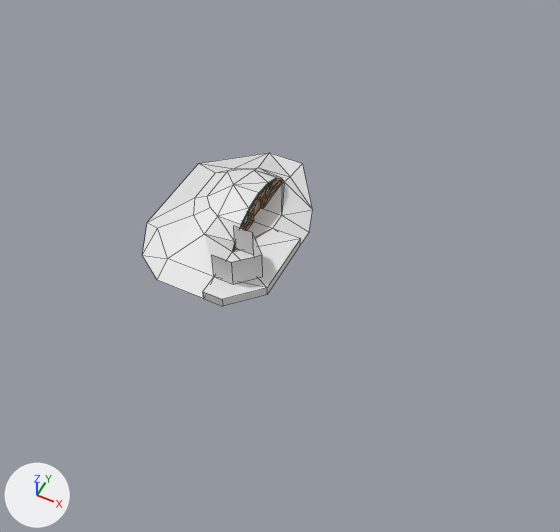
The Blender file assets/models/majas.blend as it was, and as the next commit left it.
Both versions are drawn from a 50 mm camera at (26.4, -48.3, 55.0) aimed at (2.9, -1.3, -3.8). Arrows for +X, +Y and +Z are at lower left; the lights stay in place. Mesh edges are drawn as thin lines.

The scene before the commit, as lines of its bpy script (objects in view):
```python
me_plane = bpy.data.meshes.new('Plane')
me_plane.from_pydata(...)  # 168 vertices, 138 faces, 16 loose edges; spans x -21.0..29.0, y -24.0..37.0, z 0.0..4.0
# faces by material slot: [57, 1, 2, 78]
me_plane.materials.append(mat_material_001)  # white #e7e7e7
me_plane.materials.append(mat_detail_durvis)  # picture img_durvis_png
me_plane.materials.append(mat_detail_logs)  # picture img_logs_png
me_plane.materials.append(mat_detail_delis)  # picture img_delis_png
ob_plane = bpy.data.objects.new('Plane', me_plane)
ob_plane.location = (0.0, 0.0, 0.0)
```
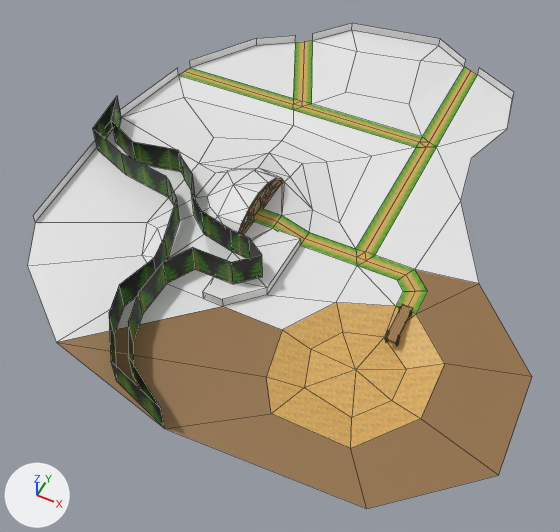
Boxes (x1, y1, x2, y2) around the edits, measured in the pictures (560 x 532 px):
'Plane', reshaped: before (142, 153, 313, 306); after (27, 23, 532, 508)
part 1 of me_plane, added (brown): after (385, 304, 413, 343)
part 2 of me_plane, added: after (93, 96, 180, 428)
part 3 of me_plane, built on: before (254, 208, 309, 245); after (27, 23, 532, 508)
part 4 of me_plane, recoloured: (212, 255, 263, 284) in both

The change in detail:
Picture 'zaletaka.png' (img_zaletaka_png) is new.
Picture 'egle.png' (img_egle_png) is new.
Picture 'taka.png' (img_taka_png) is new.
Material 'floor/zaletaka' (mat_floor_zaletaka) is new.
Its texture is img_zaletaka_png.
Material 'detal/egle' (mat_detal_egle) is new.
Its texture is img_egle_png.
Material 'floor/taka' (mat_floor_taka) is new.
Its texture is img_taka_png.
me_plane is used by ob_plane; location (0.0, 0.0, 0.0).
me_plane had 168 vertices, 138 faces, 16 loose edges and spanned x -21.0..29.0, y -24.0..37.0, z 0.0..4.0.
me_plane now has 331 vertices, 284 faces, 2 loose edges and spans x -22.0..29.0, y -24.0..37.0, z -1.1..5.6.
me_plane part 1: a new loose piece, a box spanning x 16.5..17.5, y -8.0..-3.7, z 0.15..0.3, in mat_detail_delis (picture img_delis_png).
me_plane part 2: a new loose piece of 24 vertices spanning x -22.0..4.0, y -24.0..8.0, z 0.0..5.0, in mat_detal_egle (picture img_egle_png).
Part 3, on me_plane:
7 vertices are removed from x -21.0..22.0, y -21.0..37.0, z 1.0.
2 faces are deleted.
16 loose edges are deleted.
6 vertices in x -17.0..29.0, y -24.0..19.0, z 1.0 move by (0.0, 0.0, -1.0).
7 vertices move from x -5.0..2.0, y -9.0..35.0, z 1.0..4.0 to x -10.9..2.0, y -9.0..30.8, z 1.0..4.0.
119 vertices are added at x -22.0..22.0, y -24.0..37.0, z -1.1..5.6.
10 new vertices lie (0.0, 0.0, 3.0) away from vertices in x -22.0..4.0, y -24.0..8.0, z 0.0.
9 new vertices lie (0.0, 0.0, 1.0) away from vertices in x -22.0..18.0, y 8.0..37.0, z -0.5..1.1.
2 loose edges are added.
31 new faces join them, mat_floor_zaletaka (picture img_zaletaka_png).
27 new faces join them, mat_detail_delis (picture img_delis_png).
41 new faces join them, mat_material_001 (white #e7e7e7).
19 new faces join them, mat_floor_taka (picture img_taka_png).
13 new faces join them, mat_detal_egle (picture img_egle_png).
me_plane part 4: 4 faces spanning x -2.0..4.0, y -9.0..-5.5, z 1.0..4.0 switch from mat_material_001 (white #e7e7e7) to mat_detal_egle (picture img_egle_png).
me_plane now uses material mat_floor_zaletaka (picture img_zaletaka_png).
me_plane now uses material mat_floor_taka (picture img_taka_png).
